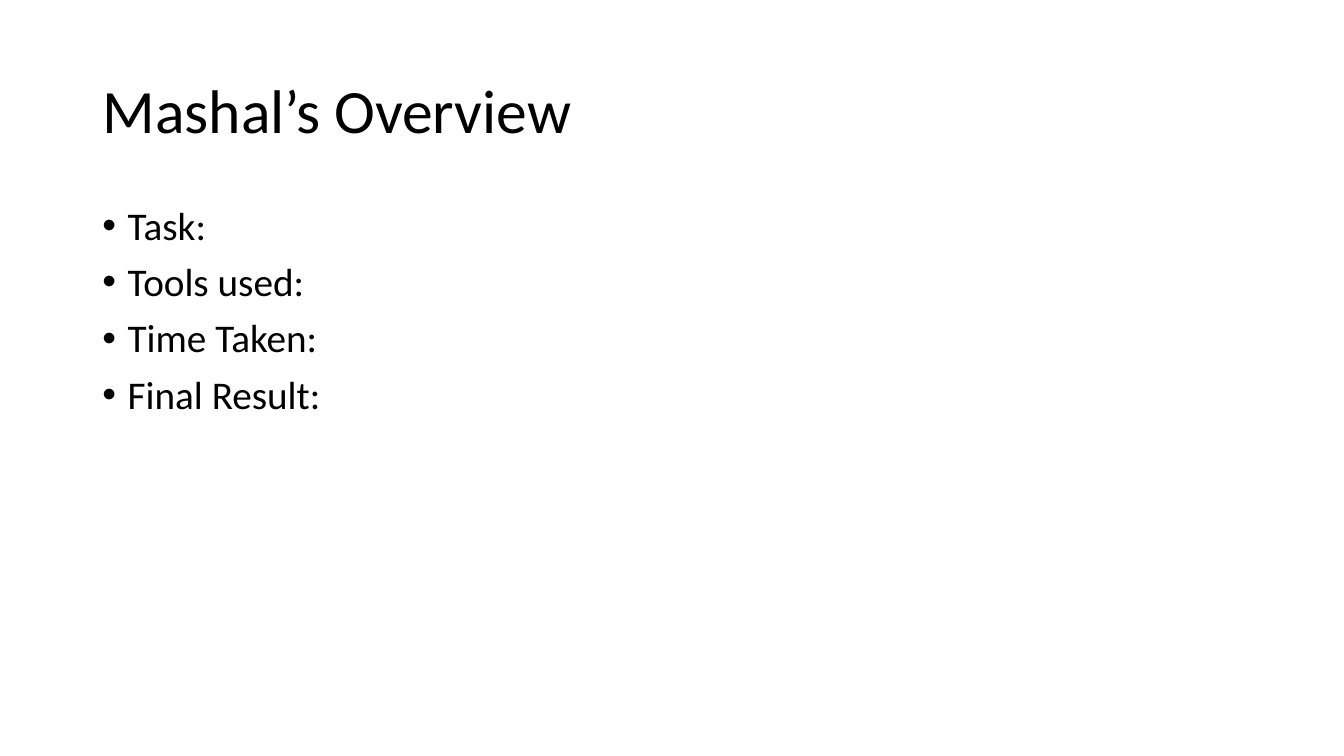
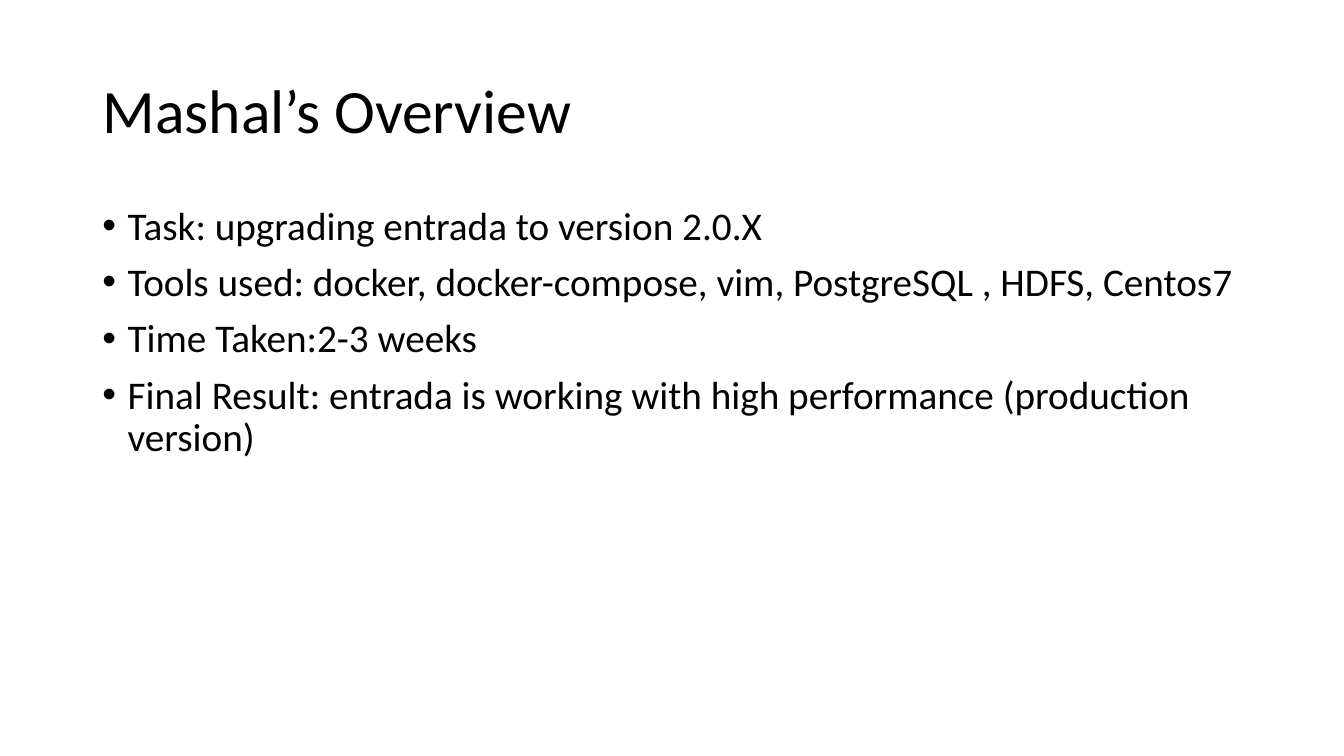
Before and after one commit to Aliii98/osoc19, a slide deck: slide 13 of OSOC-Final.pptx. Drawn at 1344x756 pixels with LibreOffice and Linux fonts; fonts in the diff are those of the drawing. Boxes give left, top, right and bottom in pixels: in the first picture for what was removed or moved away, otherwise in the second. Text is boxed around its words. In the diff, an @@ line names an element or a change of style, - is before the commit and + after.

```diff
--- a/OSOC-Final.pptx
+++ b/OSOC-Final.pptx
@@ text at (x1=128, y1=212, x2=1232, y2=457): text changed @@
-• Task:
-• Tools used:
-• Time Taken:
-• Final Result:
+• Task: upgrading entrada to version 2.0.X
+• Tools used: docker, docker-compose, vim, PostgreSQL , HDFS, Centos7
+• Time Taken:2-3 weeks
+• Final Result: entrada is working with high performance (production version)
```
Also in this commit, not shown: 5 other slides changed.
